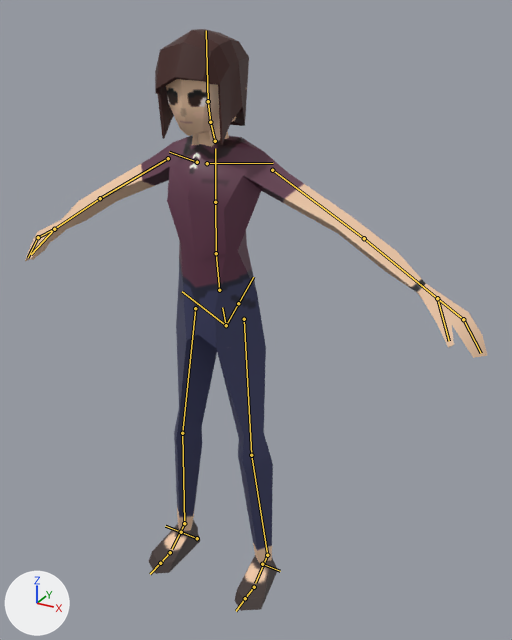
The FBX model Assets/Prefabs/Player.fbx: old version first, new version second.
Before and after are seen from a 50 mm camera at (1.077, -1.712, 1.831) aimed at (0.125, 0.018, 0.966). Arrows for +X, +Y and +Z are at lower left; the lights stay in place. The older version comes first. The bones that change, and the others that lie on the model, are drawn over the model as lines.

Names of what the first picture shows: 'Body', 'Char_Hair_Lıng', 'Head' and 1 more.
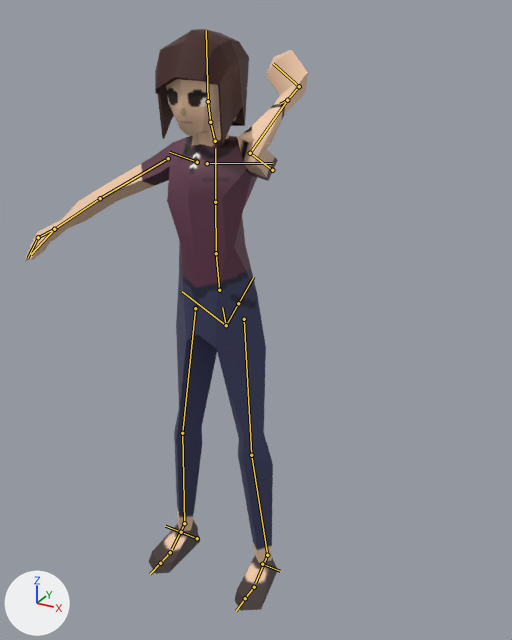
The newer file adds an action. The first version stands in its rest pose; the second is drawn at frame 15 of the action 'Rig|Rig|Item-Throw'.

The edits, one by one:
Bone 'upper_arm.L' (bone_upper_arm_l) turns from (0, 0, 0) to (96, -25, -27) degrees about its own x, y and z.
Bone 'forearm.L' (bone_forearm_l) turns from (0, 0, 0) to (91, -64, 56) degrees about its own x, y and z.
Bone 'hand.L.001' (bone_hand_l_001) turns from (0, 0, 0) to (19, 10, -38) degrees about its own x, y and z.
Bone 'forearm.L.001' (bone_forearm_l_001) turns from (0, 0, 0) to (14, -17, 16) degrees about its own x, y and z.

What differs and where, as boxes (x1, y1, x2, y2) in the pictures (512 x 640 px):
'Body', posed (39% narrower, 18% taller): before (25, 136, 488, 611); after (25, 50, 308, 611)
bone 'upper_arm.L', root to tip: before (272, 170) to (364, 238); after (272, 170) to (250, 153)
bone 'forearm.L', root to tip: before (364, 238) to (437, 298); after (250, 153) to (287, 100)
bone 'hand.L.001', root to tip: before (463, 319) to (481, 353); after (299, 86) to (273, 63)
bone 'forearm.L.001', root to tip: before (437, 298) to (449, 341); after (287, 100) to (280, 104)
